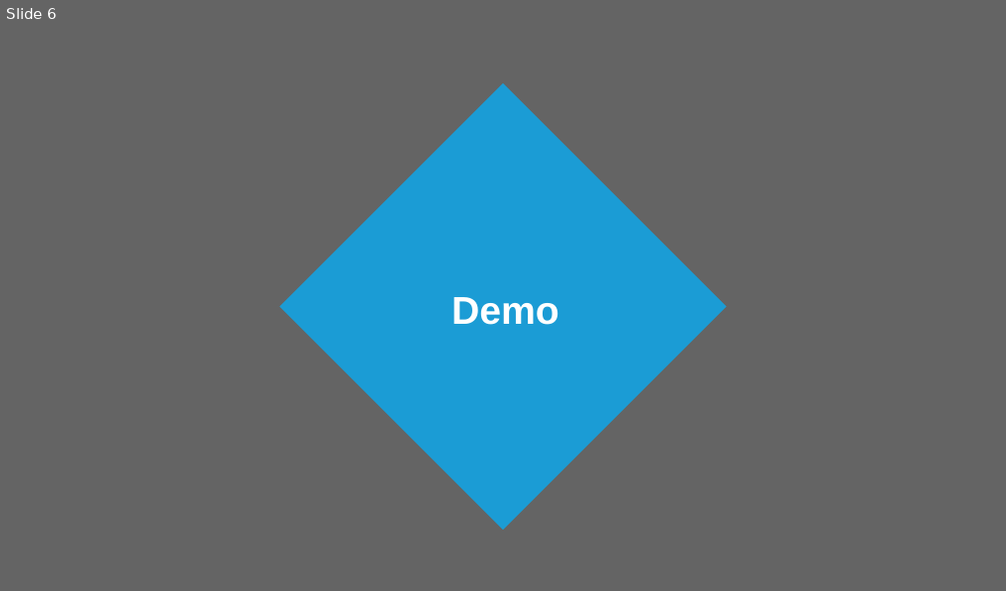
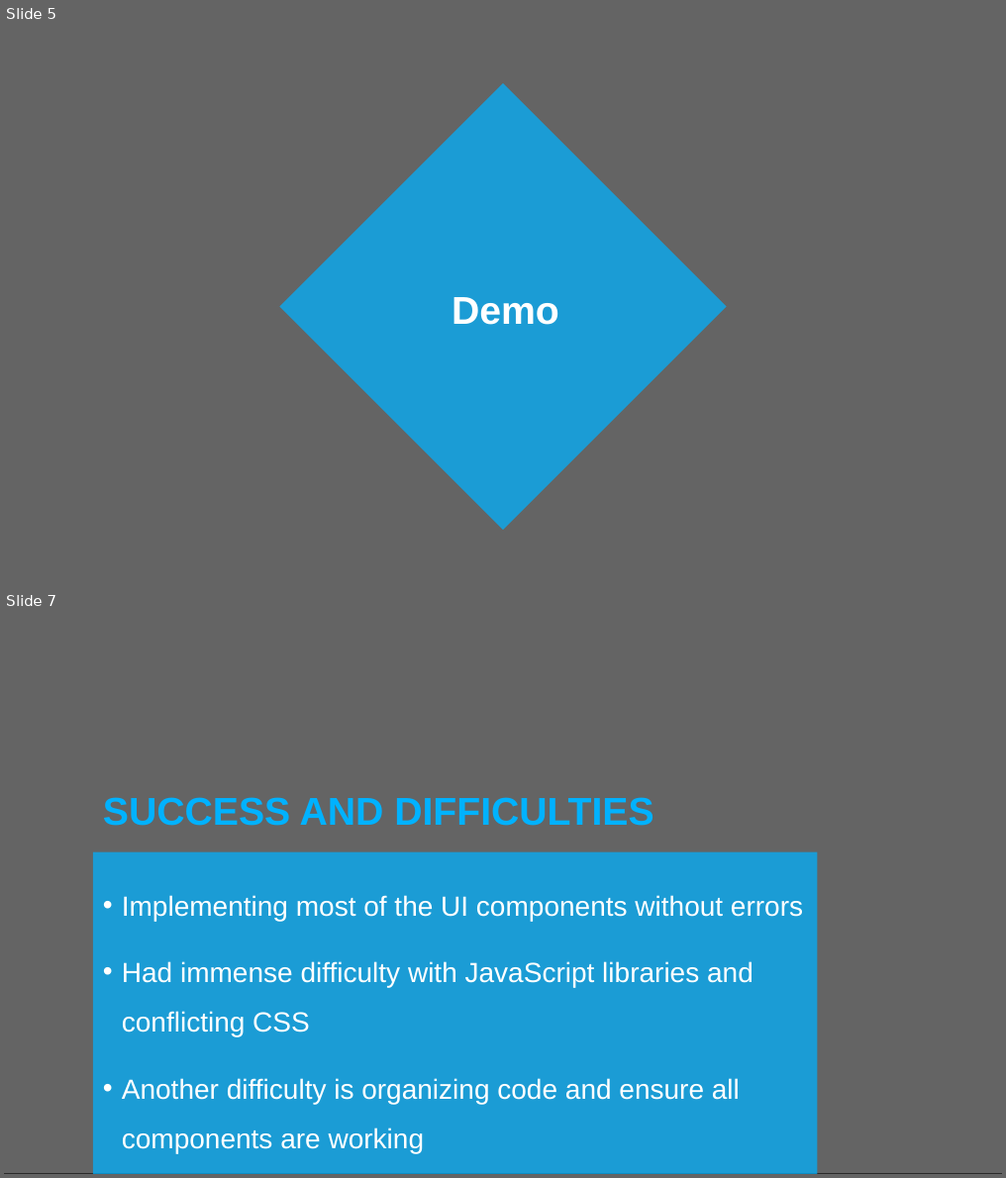
Before and after one commit to sgramajo/compilerProject, a slide deck: Final Project.pptx. Shown one above the other, each under a label of ours: slide 6 before the commit, slides 5 and 7 after it; the slides between them are not shown. The pictures are 1006x591 and 1006x1178 pixels, drawn with LibreOffice and Linux fonts; fonts in the diff are those of the drawing; background and template pictures are left out; a plain dark background stands for a picture behind light text. Boxes give left, top, right and bottom in pixels: in the first picture for what was removed or moved away, otherwise in the second. Text is boxed around its words. In the diff, an @@ line names an element or a change of style, - is before the commit and + after.

```diff
--- a/Final Project.pptx
+++ b/Final Project.pptx
@@ slide 7 added at (4, 613, 1002, 1174), background picture (left out) @@
@@ rectangle added at (4, 613, 1002, 1172), fill #FFFFFF at 27% opacity @@
@@ title added at (103, 797, 653, 826), 28 pt, text #00B2FF, bold @@
+SUCCESS AND DIFFICULTIES
@@ rectangle added at (93, 853, 818, 1174), fill #00B2FF at 73% opacity @@
@@ text added at (122, 895, 803, 1154), 20 pt, text #FFFFFF @@
+• Implementing most of the UI components without errors
+• Had immense difficulty with JavaScript libraries and conflicting CSS
+• Another difficulty is organizing code and ensure all components are working
@@ what was slide 6 is now slide 5 @@
```
Also in this commit, not shown: 1 slide changed, 1 other slide added, 1 slide removed, 3 other files.
